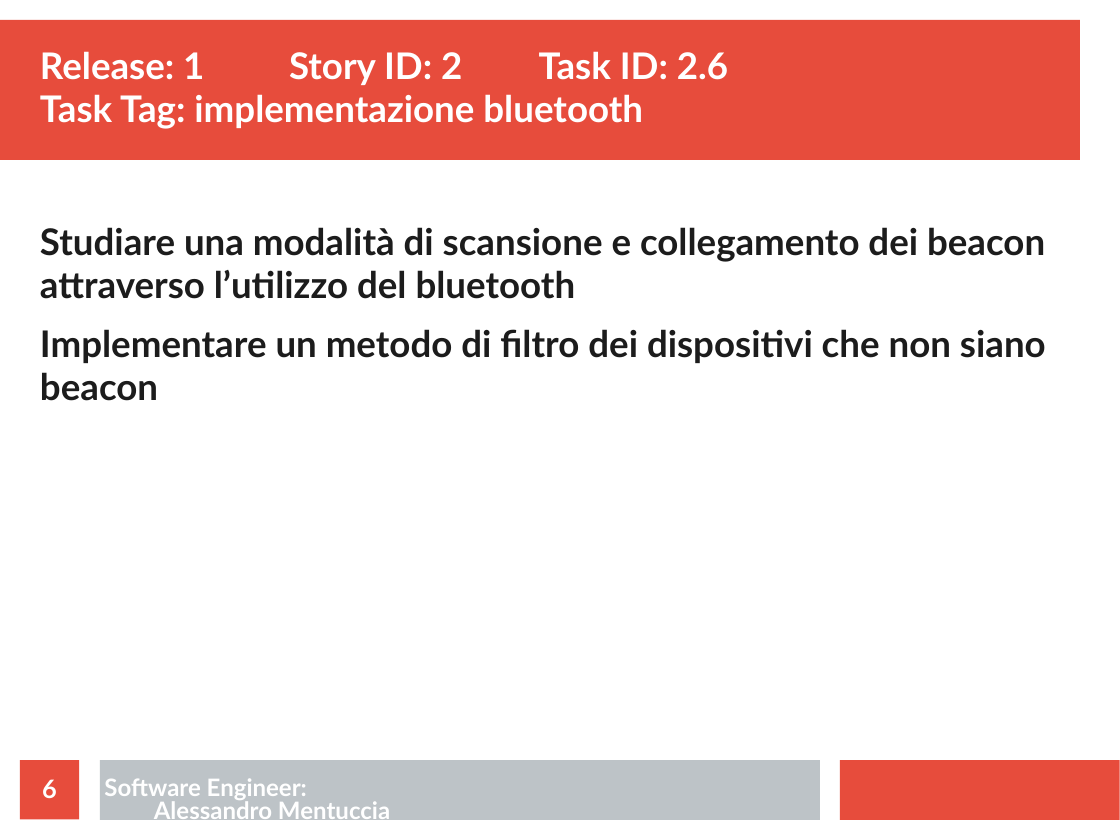
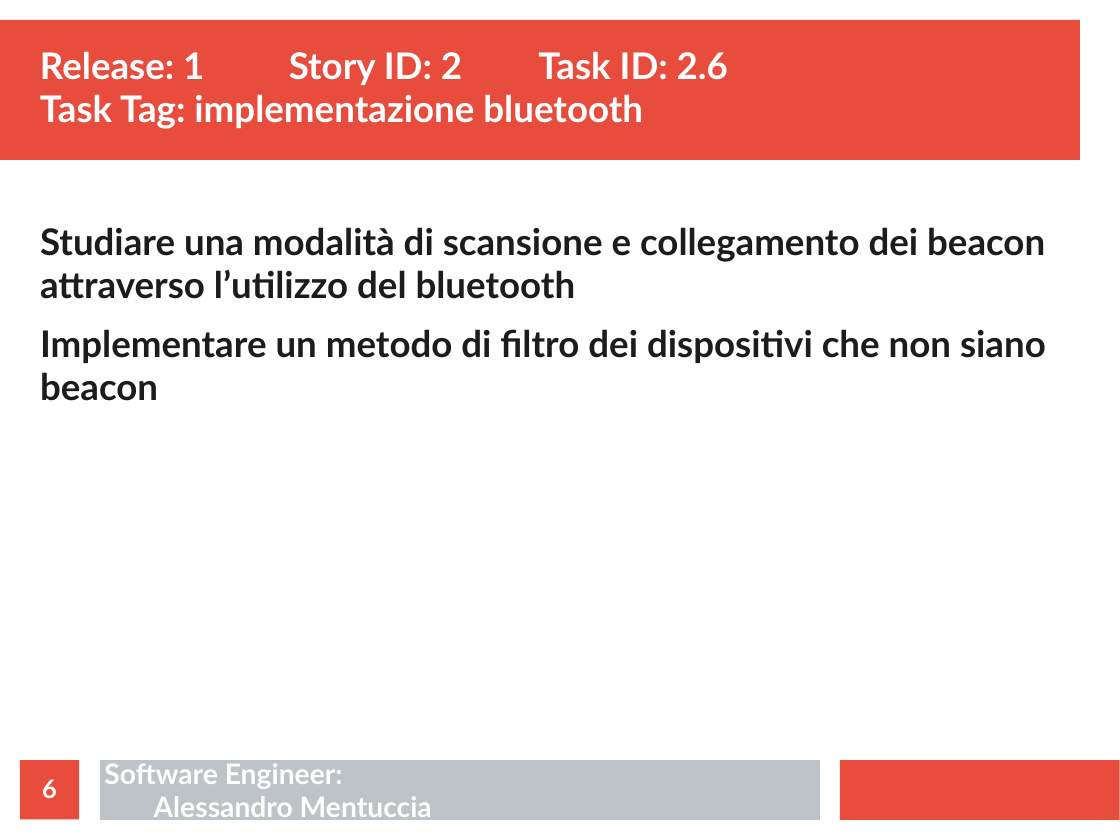
Before and after one commit to ecorradini/ProgettoIDS, a slide deck: slide 6 of AnalisiRequisiti/Task/UT2/TaskGestioneMappeClient.ppt. Drawn at 1120x840 pixels with LibreOffice and Linux fonts; fonts in the diff are those of the drawing. Boxes give left, top, right and bottom in pixels: in the first picture for what was removed or moved away, otherwise in the second. Text is boxed around its words. In the diff, an @@ line names an element or a change of style, - is before the commit and + after.

```diff
--- a/AnalisiRequisiti/Task/UT2/TaskGestioneMappeClient.ppt
+++ b/AnalisiRequisiti/Task/UT2/TaskGestioneMappeClient.ppt
@@ text "Software Engineer: Alessandro Mentuccia" at [104, 759, 432, 822]: size 17 to 20 pt; line spacing 0.78 to 0.98 @@
```
Also in this commit, not shown: 2 other slides changed, 5 other files.
